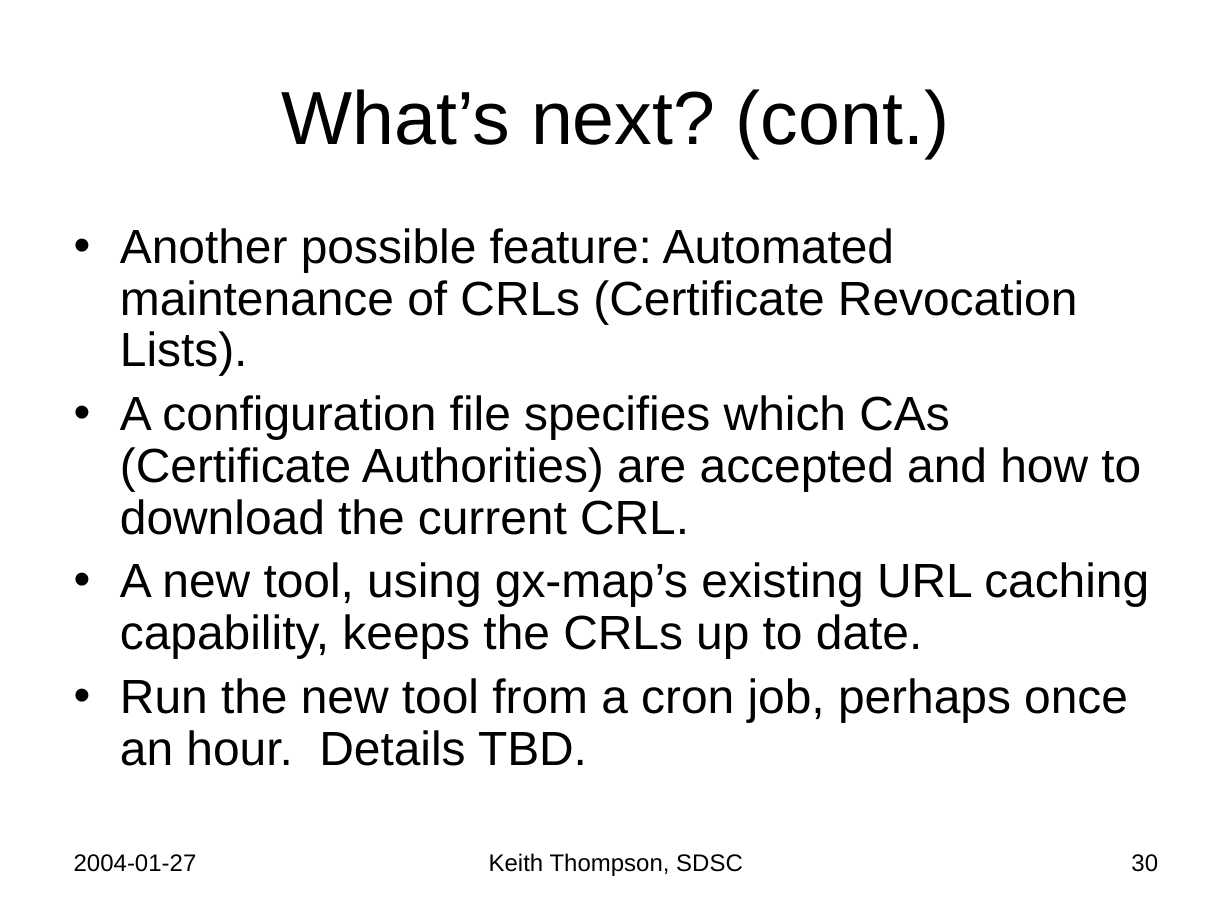
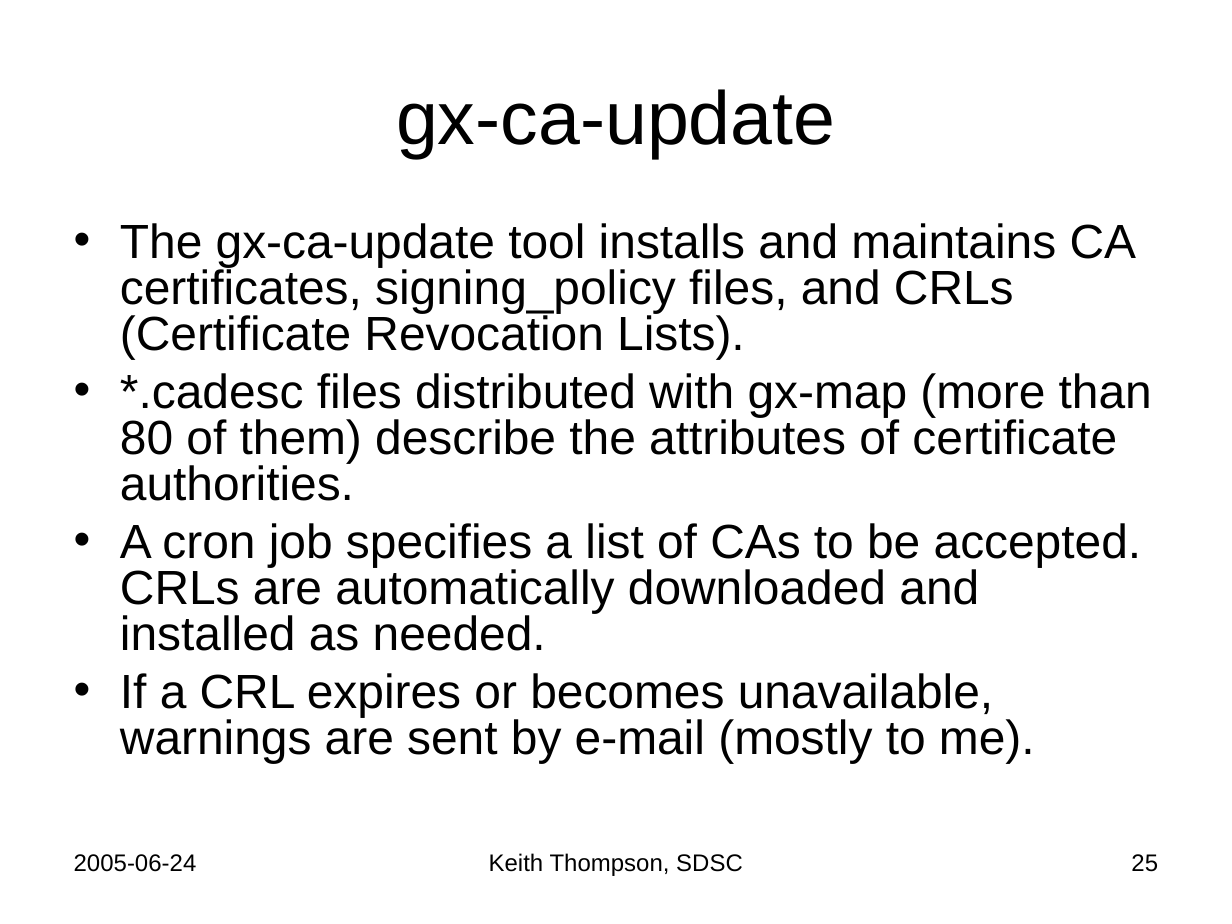
Before and after one commit to Keith-S-Thompson/gx-map, a slide deck: slide 25 of gx-map.ppt (slide 30 before the commit). Drawn at 1232x924 pixels with LibreOffice and Linux fonts; fonts in the diff are those of the drawing. Boxes give left, top, right and bottom in pixels: in the first picture for what was removed or moved away, otherwise in the second. Text is boxed around its words. In the diff, an @@ line names an element or a change of style, - is before the commit and + after.

```diff
--- a/gx-map.ppt
+++ b/gx-map.ppt
@@ title at <box>396,89,835,158</box>: text changed @@
-What’s next? (cont.)
+gx-ca-update
@@ text at <box>120,223,1152,764</box>: text changed @@
-• Another possible feature: Automated maintenance of CRLs (Certificate Revocation Lists).
-• A configuration file specifies which CAs (Certificate Authorities) are accepted and how to download the current CRL.
-• A new tool, using gx-map’s existing URL caching capability, keeps the CRLs up to date.
-• Run the new tool from a cron job, perhaps once an hour. Details TBD.
+• The gx-ca-update tool installs and maintains CA certificates, signing_policy files, and CRLs (Certificate Revocation Lists).
+• *.cadesc files distributed with gx-map (more than 80 of them) describe the attributes of certificate authorities.
+• A cron job specifies a list of CAs to be accepted. CRLs are automatically downloaded and installed as needed.
+• If a CRL expires or becomes unavailable, warnings are sent by e-mail (mostly to me).
@@ text at <box>74,854,197,872</box>: text changed @@
-2004-01-27
+2005-06-24
@@ page number at <box>1131,854,1158,872</box>: text changed @@
-30
+25
```
Also in this commit, not shown: 24 other slides changed, 4 slides added, 7 slides removed.
